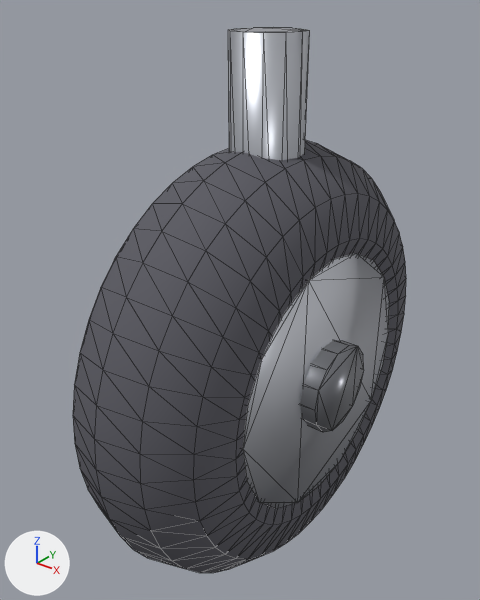
Renders of the glTF model models/wheel_heavy.glb from each side of a commit.
Rendered twice from a 50 mm camera at (0.832, -1.13, 0.66) aimed at (-0.051, -0.027, -0.024). Lighting does not change. The marker at lower left points along +X, +Y and +Z. The first picture is the older version. Mesh edges are drawn as thin lines. Vertices at exactly the same position are counted once.

The first picture shows 'wheel_heavy'.
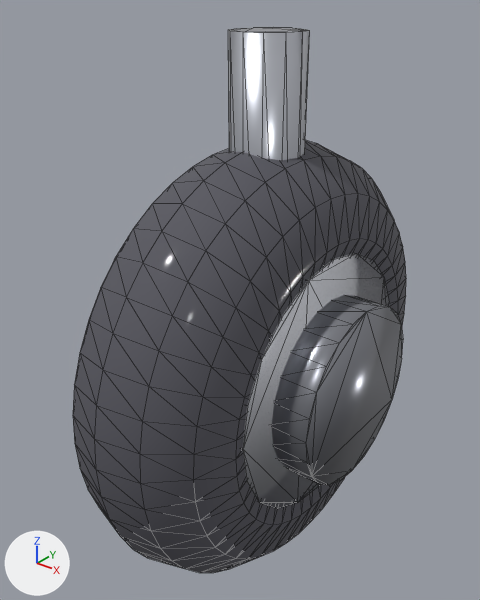
Location of each change, (x1, y1, x2, y2) in pixels of the pictures (480 x 600 px):
part 1 of me_torus_010, built on
    before: (300, 340, 364, 432)
    after: (272, 295, 403, 485)

The change in detail:
me_torus_010 is used by ob_wheel_heavy; location (0.0, 0.0, 0.0).
me_torus_010 had 668 vertices, 1324 faces and spanned x -0.218..0.218, y -0.525..0.525, z -0.7..0.567.
me_torus_010 now has 716 vertices, 1416 faces and spans x -0.234..0.265, y -0.525..0.525, z -0.7..0.567.
Part 1, on me_torus_010:
16 vertices are removed from x -0.218..0.218, y -0.105..0.105, z -0.277..-0.073.
48 faces are deleted.
12 vertices move from x 0.218, y -0.105..0.095, z -0.277..-0.073 to x 0.265, y -0.203..0.203, z -0.385..-0.121.
12 vertices are added at x 0.172, y -0.21..0.21, z -0.175..0.035.
12 new vertices lie (-0.093, 0.0, 0.0) away from vertices in x 0.218, y -0.105..0.095, z -0.277..-0.073.
12 new vertices lie (0.093, 0.0, 0.0) away from vertices in x 0.172, y -0.21..0.21, z -0.175..0.035.
88 new faces join them, mat_hub (grey #999ba4).
Other edits to the shape of me_torus_010 do not show in these pictures.
